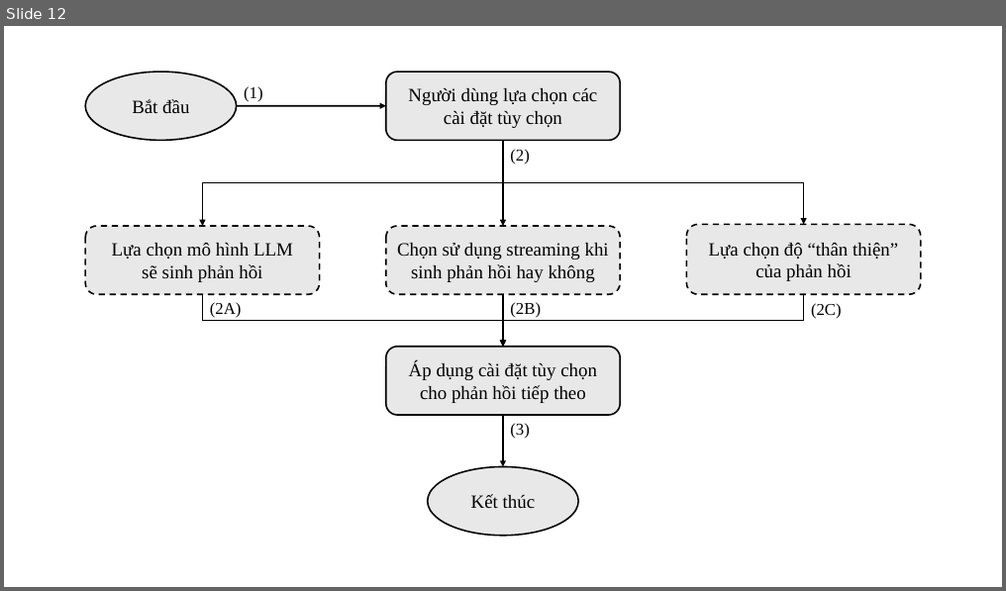
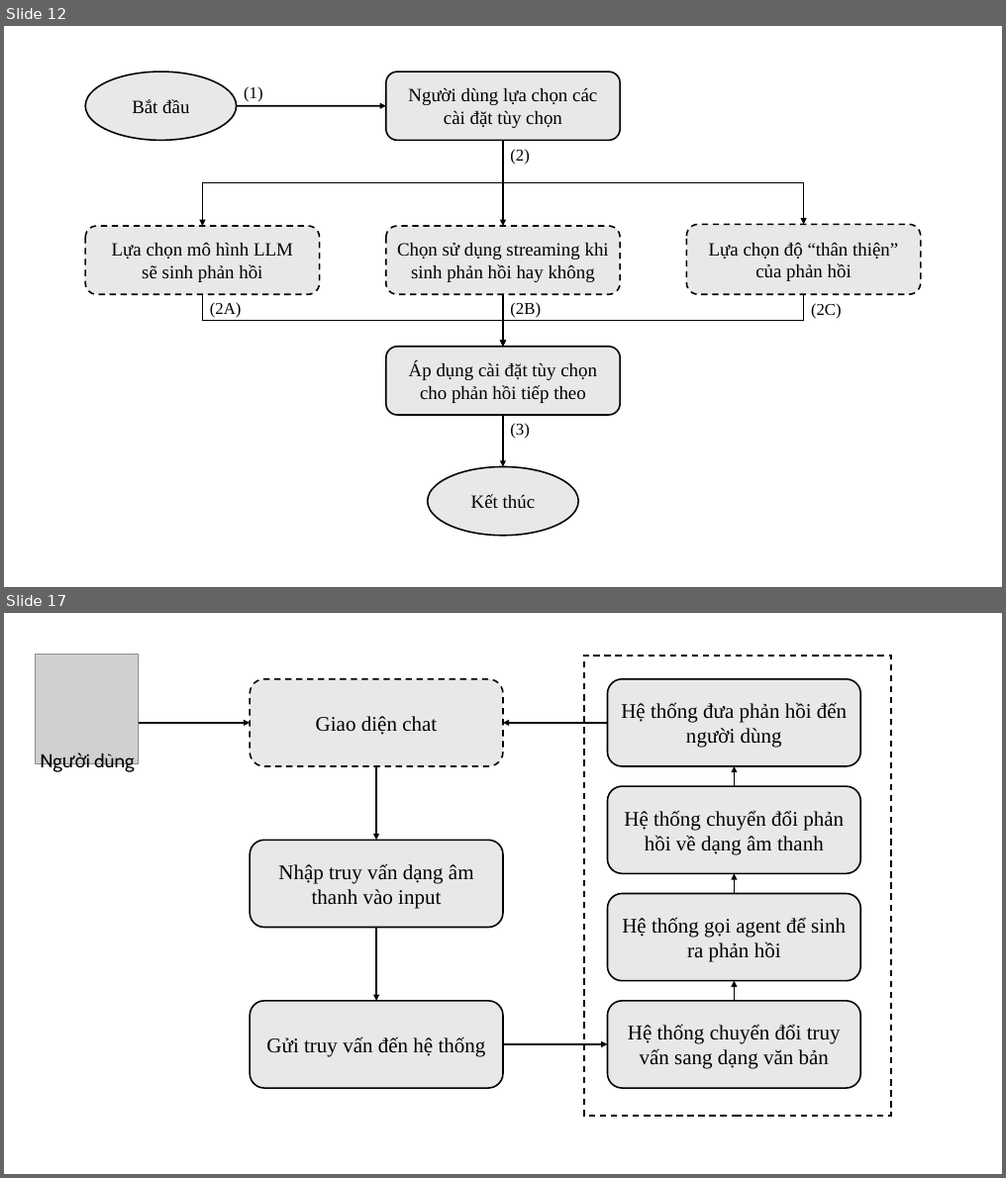
Before and after one commit to ngovanuc/Vietnamese_History_Chatbot, a slide deck: documents/hinh_ve_trong_cao_cao_do_an.pptx. Shown one above the other, each under a label of ours: slide 12 before the commit, slides 12 and 17 after it; the slides between them are not shown. The pictures are 1006x591 and 1006x1178 pixels, drawn with LibreOffice and Linux fonts; fonts in the diff are those of the drawing; grey boxes stand for pictures. Boxes give left, top, right and bottom in pixels: in the first picture for what was removed or moved away, otherwise in the second. Text is boxed around its words. In the diff, an @@ line names an element or a change of style, - is before the commit and + after.

```diff
--- a/documents/hinh_ve_trong_cao_cao_do_an.pptx
+++ b/documents/hinh_ve_trong_cao_cao_do_an.pptx
@@ slide 17 added at (4, 613, 1002, 1174), background #FFFFFF @@
@@ picture added at (35, 655, 138, 764) @@
@@ rectangle added at (584, 656, 891, 1116), outline #000000 1.5 pt dashed @@
@@ rounded rectangle added at (250, 679, 503, 766), fill #E8E8E8, outline #000000 1.5 pt dashed, 20 pt, text #000000 @@
+Giao diện chat
@@ rounded rectangle added at (607, 679, 860, 766), fill #E8E8E8, outline #000000 1.5 pt, 20 pt, text #000000 @@
+Hệ thống đưa phản hồi đến người dùng
@@ arrow added from (138, 723) to (250, 723), #000000 1.5 pt @@
@@ arrow added from (607, 723) to (503, 723), #000000 1.5 pt @@
@@ text added at (94, 754, 134, 773), 18 pt, text #000000 @@
+Người dùng
@@ arrow added from (376, 766) to (376, 840), #000000 1.5 pt @@
@@ rounded rectangle added at (607, 786, 860, 874), fill #E8E8E8, outline #000000 1.5 pt, 20 pt, text #000000 @@
+Hệ thống chuyển đổi phản hồi về dạng âm thanh
@@ arrow added from (734, 786) to (734, 766), #000000 1.5 pt @@
@@ rounded rectangle added at (250, 840, 503, 928), fill #E8E8E8, outline #000000 1.5 pt, 20 pt, text #000000 @@
+Nhập truy vấn dạng âm thanh vào input
@@ arrow added from (734, 894) to (734, 873), #000000 1.5 pt @@
@@ rounded rectangle added at (607, 894, 860, 981), fill #E8E8E8, outline #000000 1.5 pt, 20 pt, text #000000 @@
+Hệ thống gọi agent để sinh ra phản hồi
@@ arrow added from (376, 928) to (376, 1001), #000000 1.5 pt @@
@@ arrow added from (734, 1001) to (734, 981), #000000 1.5 pt @@
@@ rounded rectangle added at (250, 1001, 503, 1088), fill #E8E8E8, outline #000000 1.5 pt, 20 pt, text #000000 @@
+Gửi truy vấn đến hệ thống
@@ rounded rectangle added at (607, 1001, 860, 1088), fill #E8E8E8, outline #000000 1.5 pt, 20 pt, text #000000 @@
+Hệ thống chuyển đổi truy vấn sang dạng văn bản
@@ arrow added from (503, 1045) to (607, 1045), #000000 1.5 pt @@
```
Also in this commit, not shown: 1 slide changed, 7 other slides added, 1 other file.
